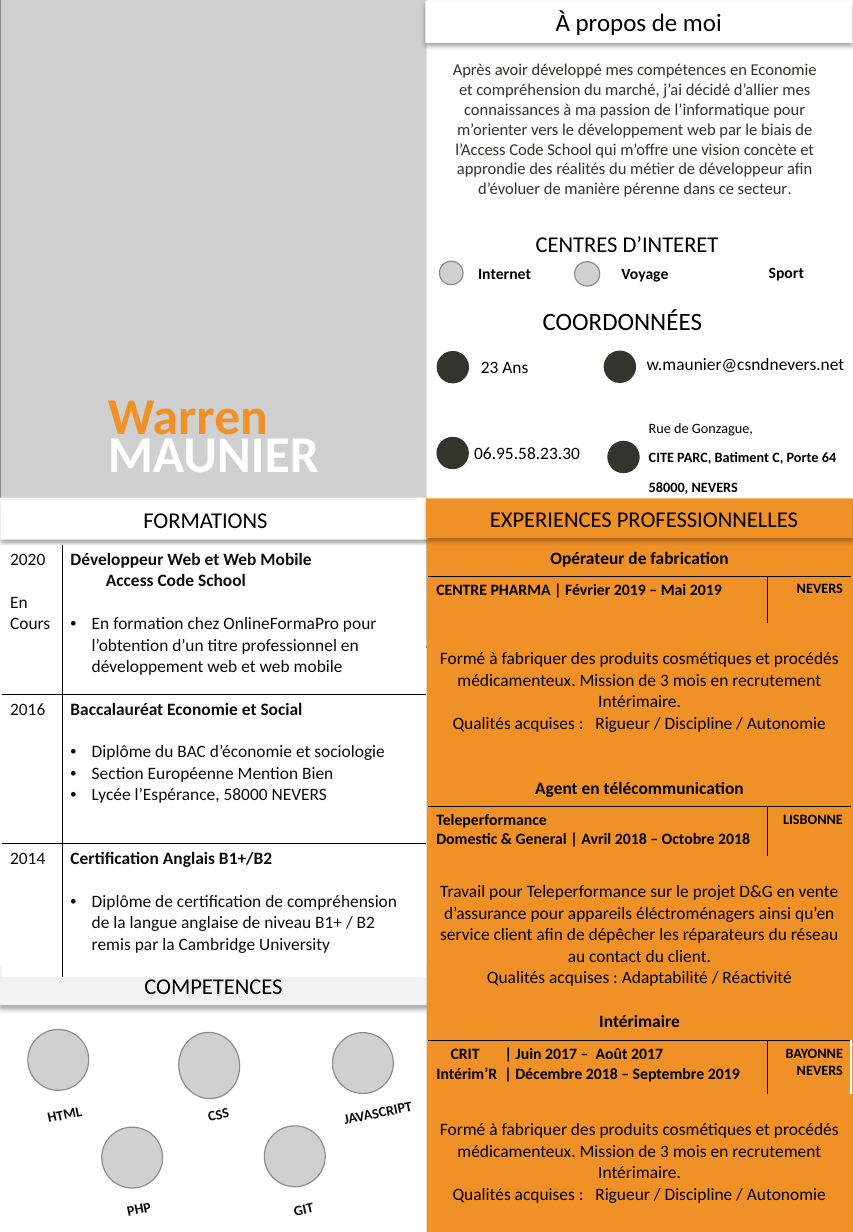
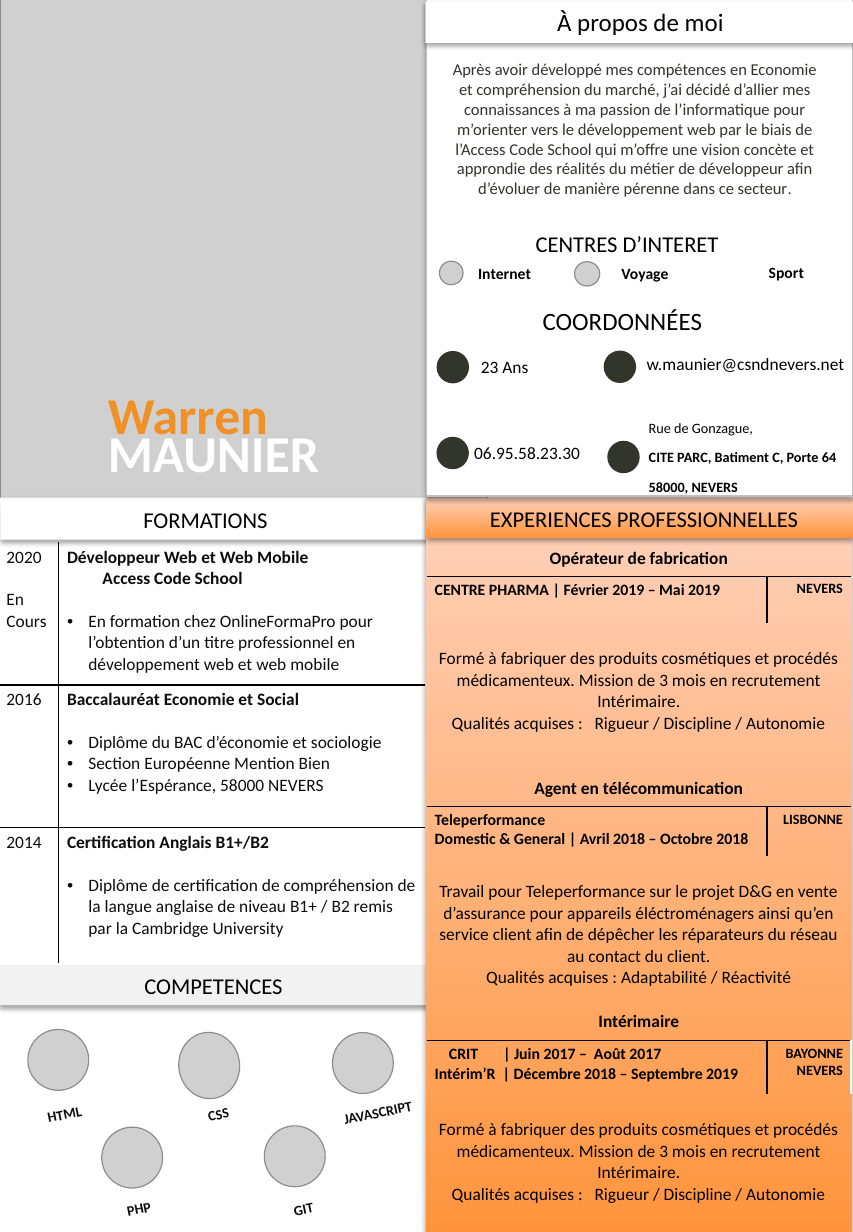
Before and after one commit to Belios/CV, a slide deck: slide 1 of CV 2020.pptx. Drawn at 853x1232 pixels with LibreOffice and Linux fonts; fonts in the diff are those of the drawing; grey boxes stand for pictures; background and template pictures are left out. Boxes give left, top, right and bottom in pixels: in the first picture for what was removed or moved away, otherwise in the second. Text is boxed around its words. In the diff, an @@ line names an element or a change of style, - is before the commit and + after.

```diff
--- a/CV 2020.pptx
+++ b/CV 2020.pptx
@@ rectangle at (x1=426, y1=0, x2=853, y2=497): outline none to #BFBFBF 0.75 pt; shadow on @@
@@ rectangle at (x1=0, y1=498, x2=426, y2=1232): shadow on @@
@@ rectangle at (x1=425, y1=499, x2=852, y2=1232): fill #F09128 to gradient #FF953E to #FFD2BD; shadow on @@
@@ rectangle at (x1=426, y1=498, x2=853, y2=539): fill #F09128 to gradient #FF953E to #FFD2BD @@
@@ rounded rectangle "EXPERIENCES PROFESSIONNELLES" resized from (x1=490, y1=512, x2=798, y2=527) to (x1=478, y1=505, x2=853, y2=532) @@
@@ table at (x1=0, y1=543, x2=424, y2=963) @@
@@ fill #FFFFFF to none in 6 cells @@
@@ table at (x1=426, y1=544, x2=851, y2=1232) @@
@@ fill #F09128 to none in row 8, column 2 @@
```
